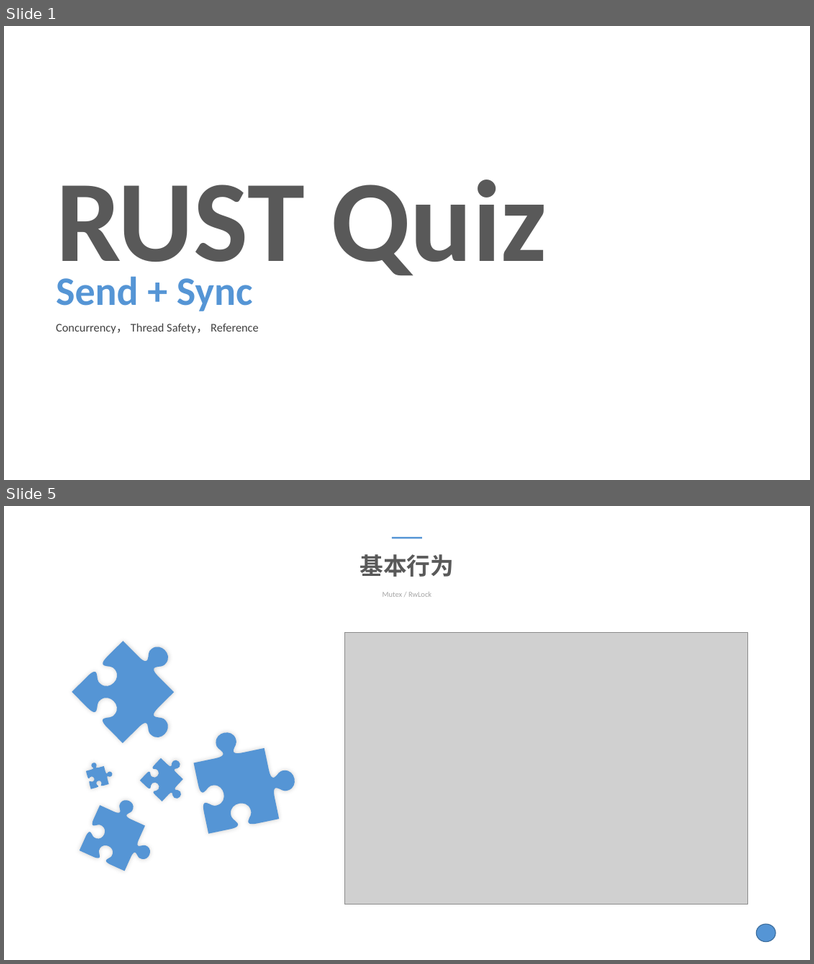
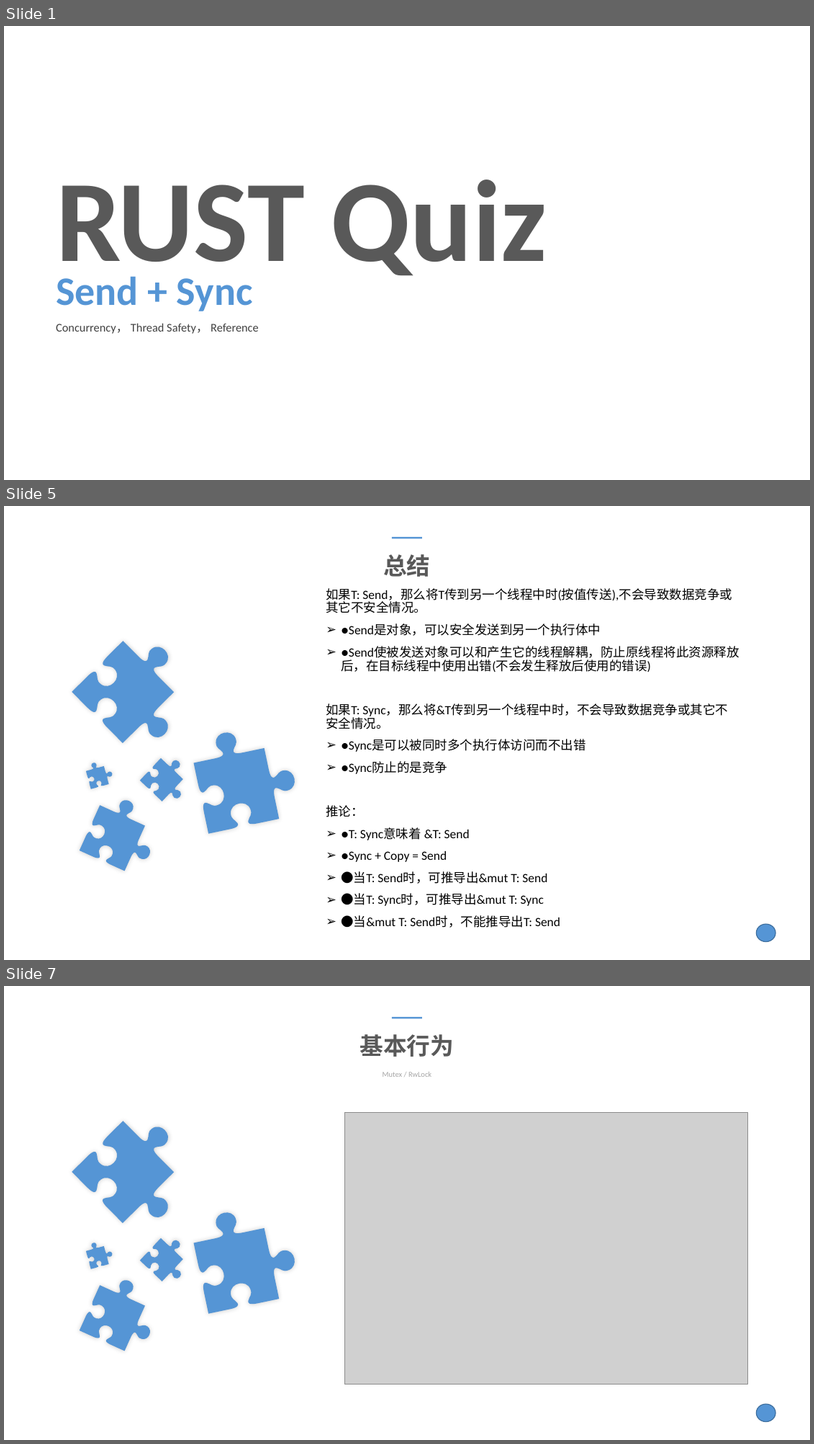
Before and after one commit to gavinzheng/rustprogram, a slide deck: PPT/Quiz1(send+sync)-V3.pptx. Shown one above the other, each under a label of ours: slides 1 and 5 before the commit, slides 1, 5 and 7 after it; the slides between them are not shown. The pictures are 814x964 and 814x1444 pixels, drawn with LibreOffice and Linux fonts; fonts in the diff are those of the drawing; grey boxes stand for pictures; background and template pictures are left out. Boxes give left, top, right and bottom in pixels: in the first picture for what was removed or moved away, otherwise in the second. Text is boxed around its words. In the diff, an @@ line names an element or a change of style, - is before the commit and + after.

```diff
--- a/PPT/Quiz1(send+sync)-V3.pptx
+++ b/PPT/Quiz1(send+sync)-V3.pptx
@@ slide 5 added at (4, 506, 810, 960), background #FFFFFF; not listed: 1 template element that a slide beside it also shows @@
@@ rectangle added at (392, 537, 422, 538), fill #5595D5 @@
@@ text added at (383, 554, 430, 577), 28 pt, text #595959, bold @@
+总结
@@ text added at (326, 588, 739, 927), 15 pt, text #000000 @@
+如果T: Send，那么将T传到另一个线程中时(按值传送),不会导致数据竞争或其它不安全情况。
+➢ ●Send是对象，可以安全发送到另一个执行体中
+➢ ●Send使被发送对象可以和产生它的线程解耦，防止原线程将此资源释放后，在目标线程中使用出错(不会发生释放后使用的错误)
+如果T: Sync，那么将&T传到另一个线程中时，不会导致数据竞争或其它不安全情况。
+➢ ●Sync是可以被同时多个执行体访问而不出错
+➢ ●Sync防止的是竞争
+推论：
+➢ ●T: Sync意味着 &T: Send
+➢ ●Sync + Copy = Send
+➢ ●当T: Send时，可推导出&mut T: Send
+➢ ●当T: Sync时，可推导出&mut T: Sync
+➢ ●当&mut T: Send时，不能推导出T: Send
@@ freeform shape added at (72, 623, 211, 761), fill #5595D5 @@
@@ freeform shape added at (188, 717, 304, 833), fill #5595D5 @@
@@ freeform shape added at (84, 758, 115, 789), fill #5595D5 @@
@@ freeform shape added at (140, 750, 199, 809), fill #5595D5 @@
@@ freeform shape added at (80, 789, 168, 878), fill #5595D5 @@
@@ what was slide 5 is now slide 7 @@
```
Also in this commit, not shown: 2 slides changed, 2 other slides added, 1 slide removed, 19 other files.
